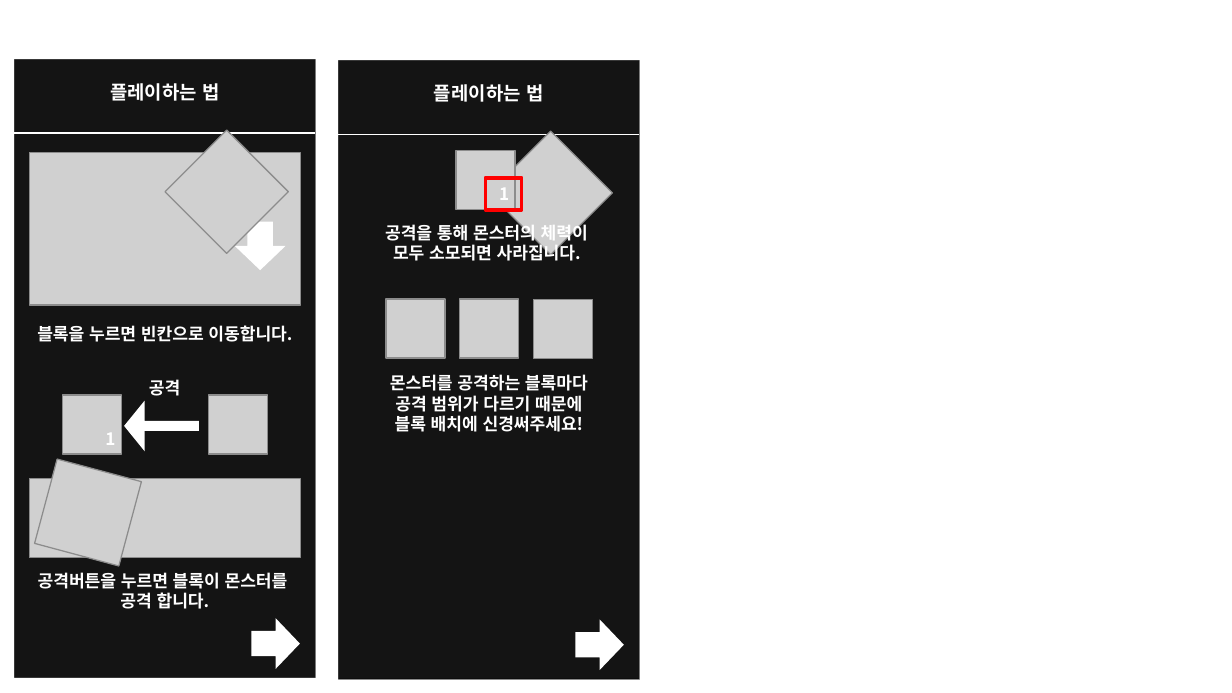
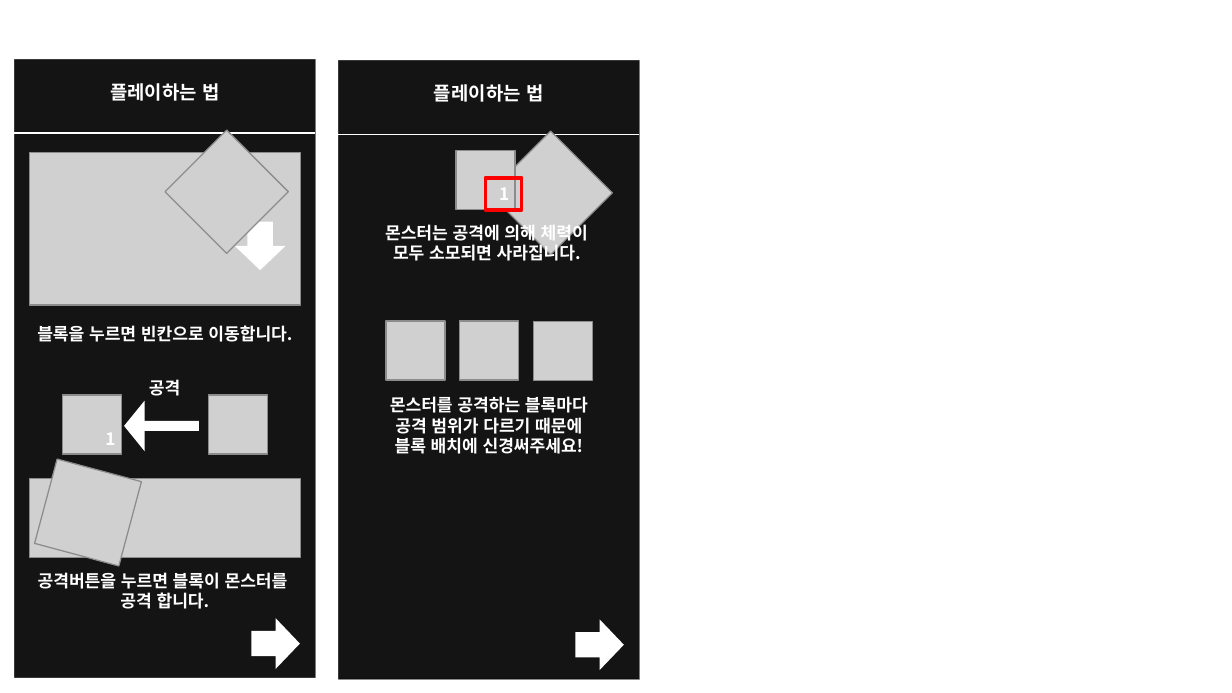
Before and after one commit to PenguinPistol/Sliding_Puzzle_Battle, a slide deck: slide 3 of 기획서/Slide Puzzle Battle Tutorial.pptx. Drawn at 1232x693 pixels with LibreOffice and Linux fonts; fonts in the diff are those of the drawing; grey boxes stand for pictures. Boxes give left, top, right and bottom in pixels: in the first picture for what was removed or moved away, otherwise in the second. Text is boxed around its words. In the diff, an @@ line names an element or a change of style, - is before the commit and + after.

```diff
--- a/기획서/Slide Puzzle Battle Tutorial.pptx
+++ b/기획서/Slide Puzzle Battle Tutorial.pptx
@@ text at bbox=[385, 221, 588, 244]: text changed @@
-공격을 통해 몬스터의 체력이
+몬스터는 공격에 의해 체력이
@@ 3 pictures: place and size @@
-3 pictures at bbox=[386, 299, 593, 359]
+3 pictures at bbox=[386, 322, 593, 381]
@@ text "몬스터를 공격하는 블록마다": place and size @@
-text "몬스터를 공격하는 블록마다" at bbox=[390, 374, 588, 432]
+text "몬스터를 공격하는 블록마다" at bbox=[390, 396, 588, 454]
```
Also in this commit, not shown: 3 other slides changed.
